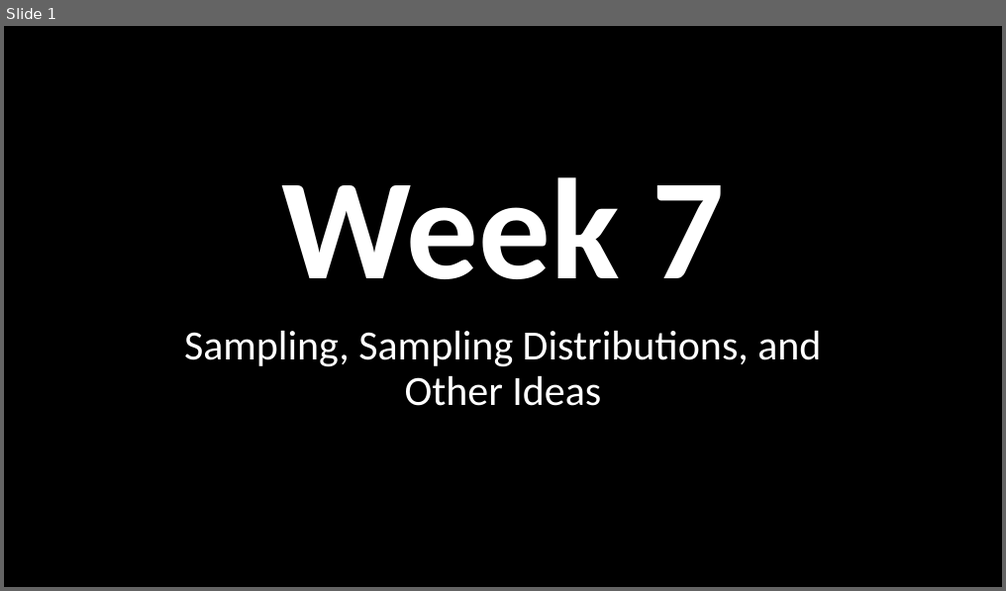
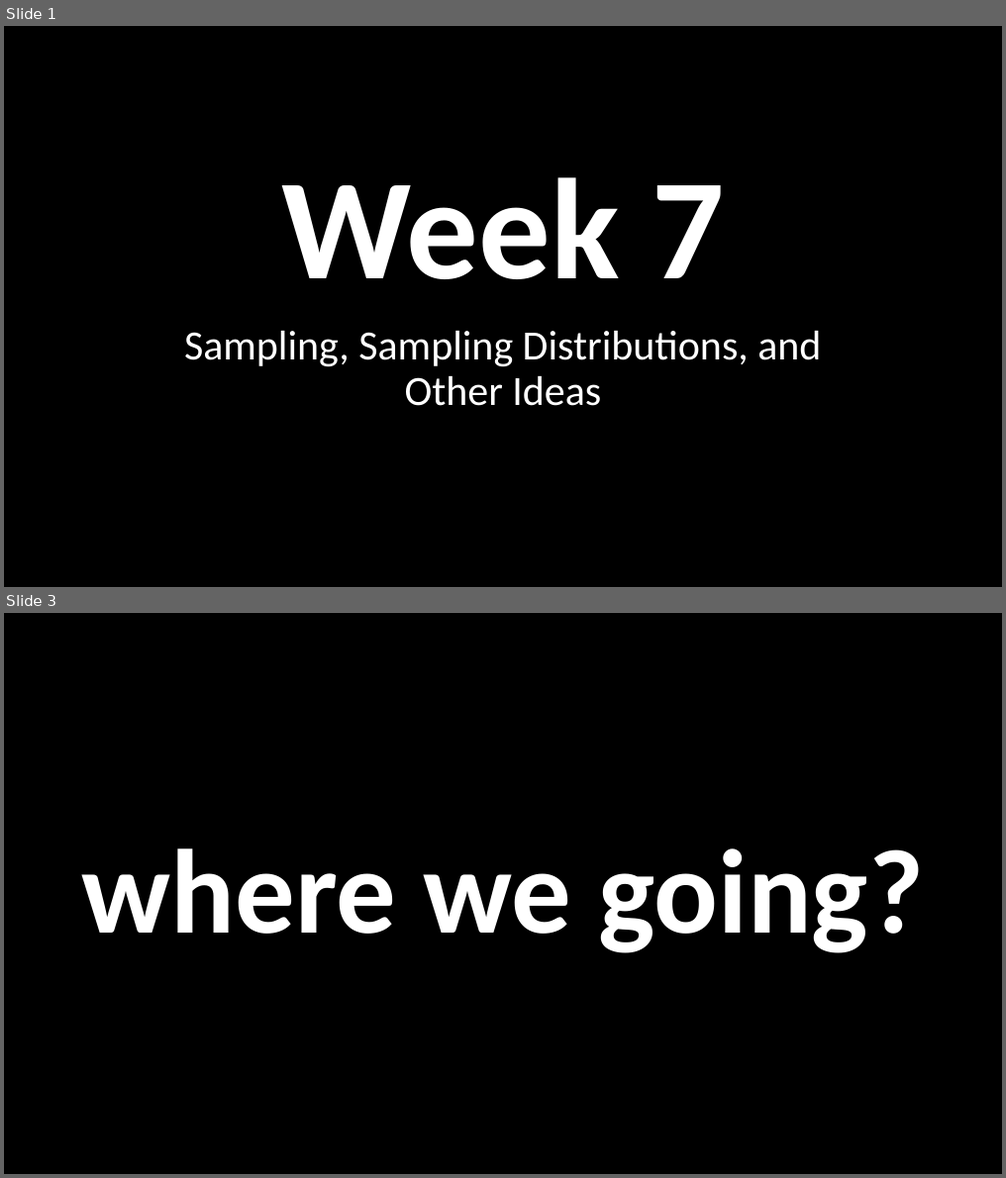
Before and after one commit to nicklalone/CIST_2500, a slide deck: ppts/06 - Tuesday.pptx. Shown one above the other, each under a label of ours: slide 1 before the commit, slides 1 and 3 after it; the slides between them are not shown. The pictures are 1006x591 and 1006x1178 pixels, drawn with LibreOffice and Linux fonts; fonts in the diff are those of the drawing. Boxes give left, top, right and bottom in pixels: in the first picture for what was removed or moved away, otherwise in the second. Text is boxed around its words. In the diff, an @@ line names an element or a change of style, - is before the commit and + after.

```diff
--- a/ppts/06 - Tuesday.pptx
+++ b/ppts/06 - Tuesday.pptx
@@ slide 3 added at [4, 613, 1002, 1174], background #000000 @@
@@ title added at [82, 849, 924, 954], 115 pt, text #FFFFFF, bold @@
+where we going?
```
Also in this commit, not shown: 6 slides changed, 4 other slides added, 2 other files.
